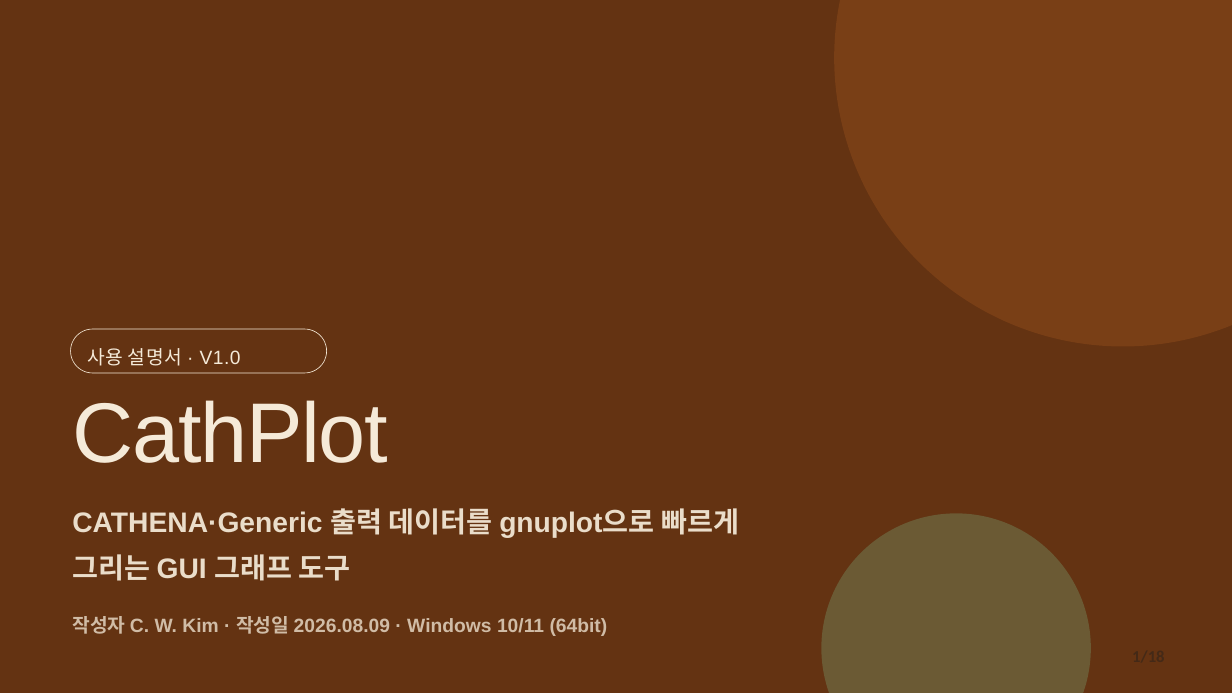
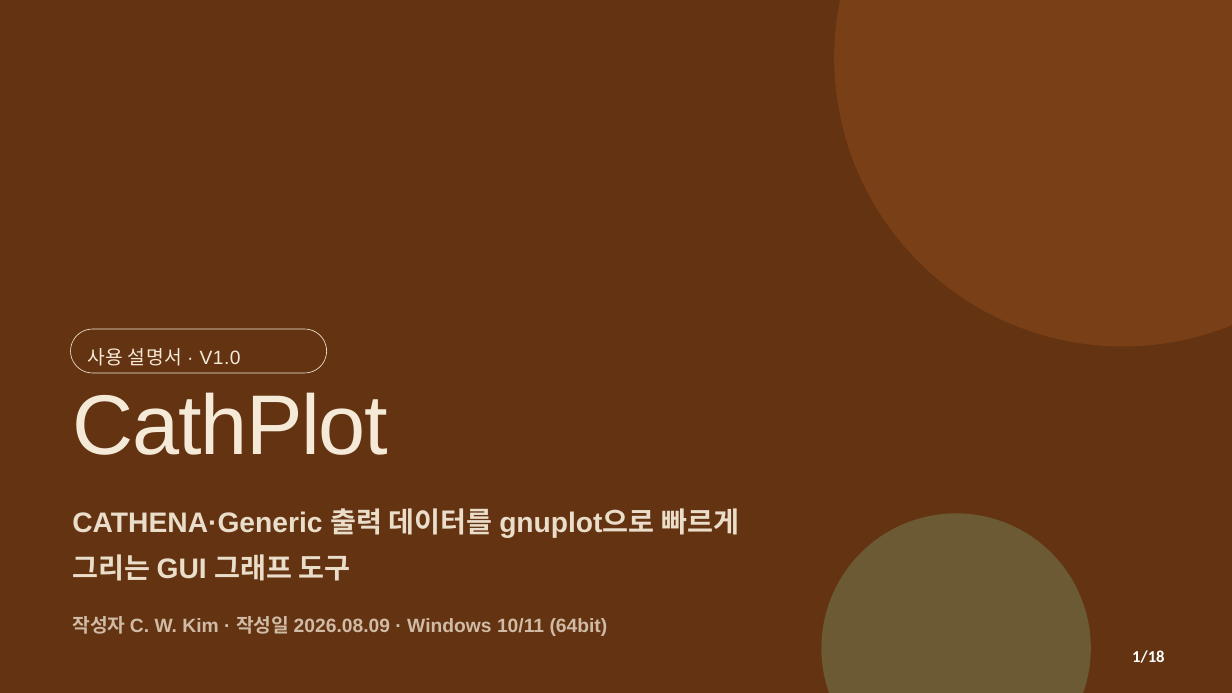
Before and after one commit to CWKIM113/CathPlot_Pub, a slide deck: slide 1 of CathPlot_Deck.pptx. Drawn at 1232x693 pixels with LibreOffice and Linux fonts; fonts in the diff are those of the drawing. Boxes give left, top, right and bottom in pixels: in the first picture for what was removed or moved away, otherwise in the second. Text is boxed around its words. In the diff, an @@ line names an element or a change of style, - is before the commit and + after.

```diff
--- a/CathPlot_Deck.pptx
+++ b/CathPlot_Deck.pptx
@@ text "CathPlot" at [72, 392, 388, 455]: line spacing 0.89 to 0.79 @@
@@ text added at [1132, 650, 1165, 663], 19.5 pt, text #FFFFFF, bold @@
+1/18
```
Also in this commit, not shown: 12 other slides changed.
